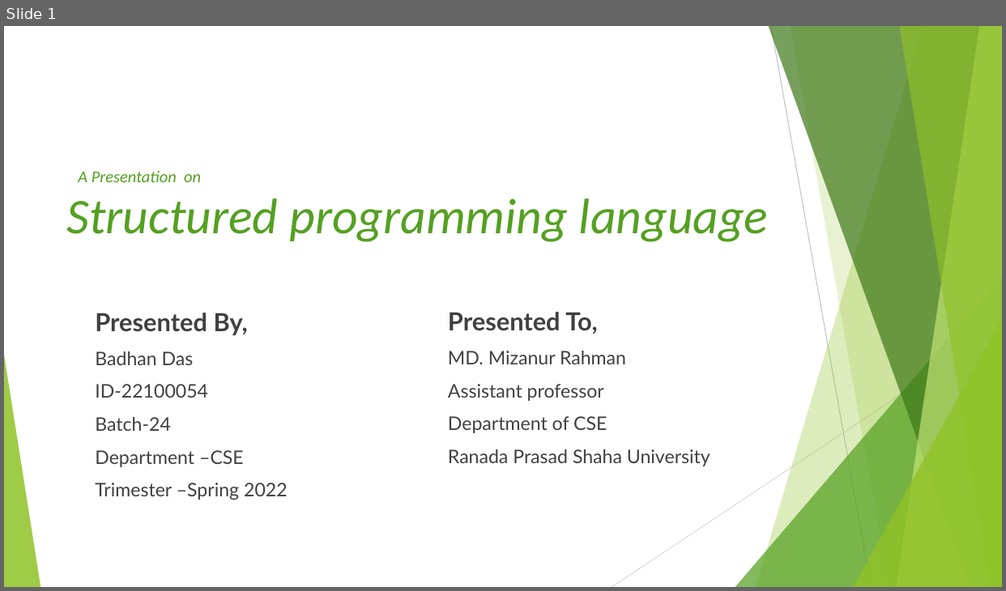
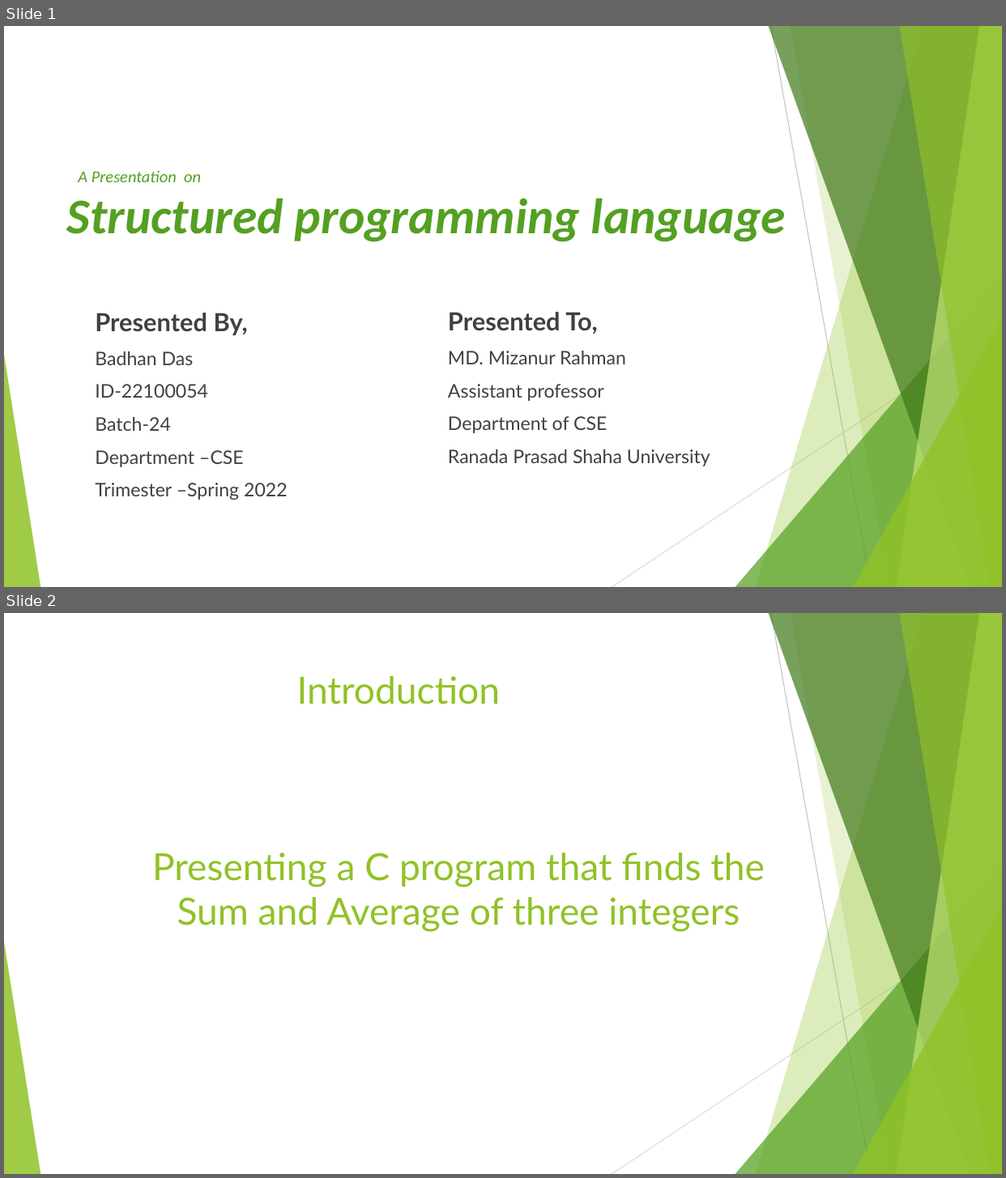
Before and after one commit to thewhiteant/Learning_Something, a slide deck: pptx/badhon/badhon.pptx. Shown one above the other, each under a label of ours: slide 1 before the commit, slides 1 and 2 after it. The pictures are 1006x591 and 1006x1178 pixels, drawn with LibreOffice and Linux fonts; fonts in the diff are those of the drawing. Boxes give left, top, right and bottom in pixels: in the first picture for what was removed or moved away, otherwise in the second. Text is boxed around its words. In the diff, an @@ line names an element or a change of style, - is before the commit and + after.

```diff
--- a/pptx/badhon/badhon.pptx
+++ b/pptx/badhon/badhon.pptx
@@ slide 2 added at (x1=4, y1=613, x2=1002, y2=1174), background #FFFFFF; not listed: 10 template elements that a slide beside it also shows @@
@@ title added at (x1=297, y1=676, x2=501, y2=705), 36 pt, text #90C226 @@
+Introduction
@@ text added at (x1=152, y1=853, x2=765, y2=932), 36 pt, text #90C226 @@
+Presenting a C program that finds the Sum and Average of three integers
@@ slide 1 changed as well @@
@@ title "Structured programming language" at (x1=66, y1=198, x2=786, y2=242): bold on @@
```
Also in this commit, not shown: 5 other slides added, 2 slides removed, 1 other file.
